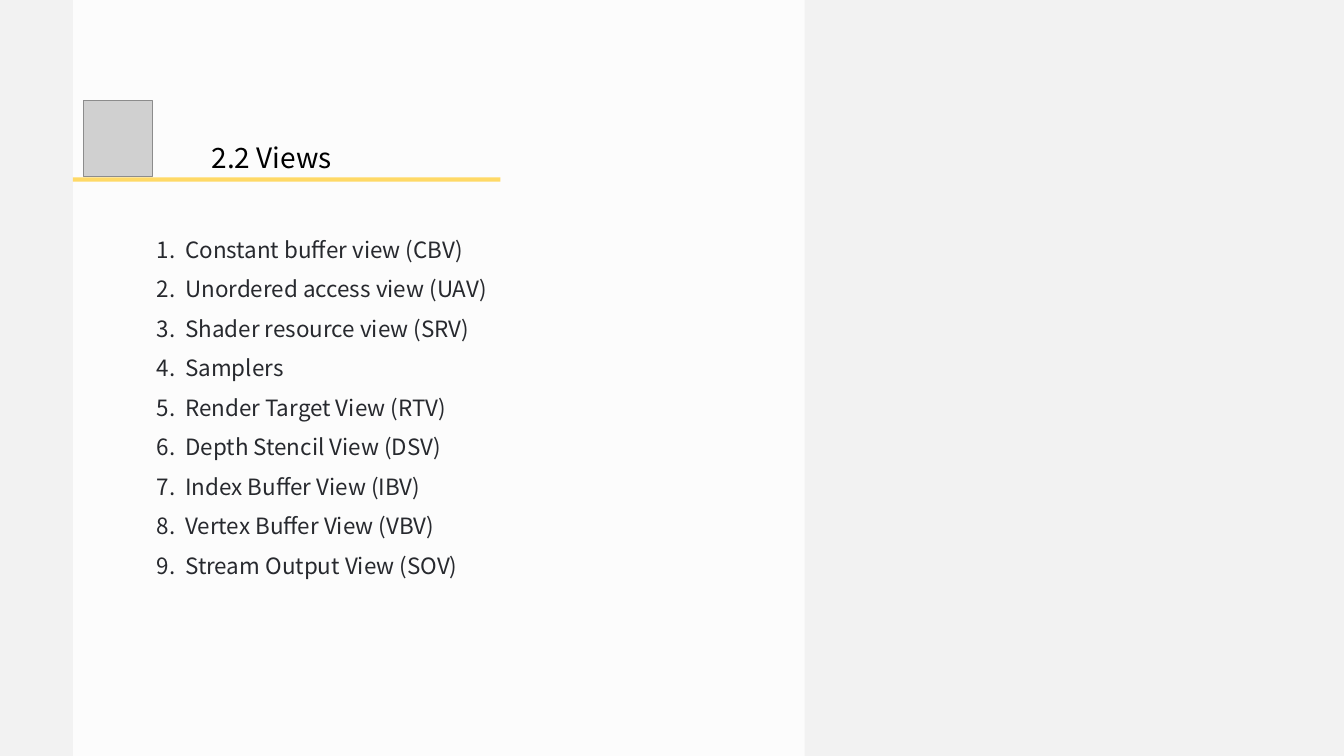
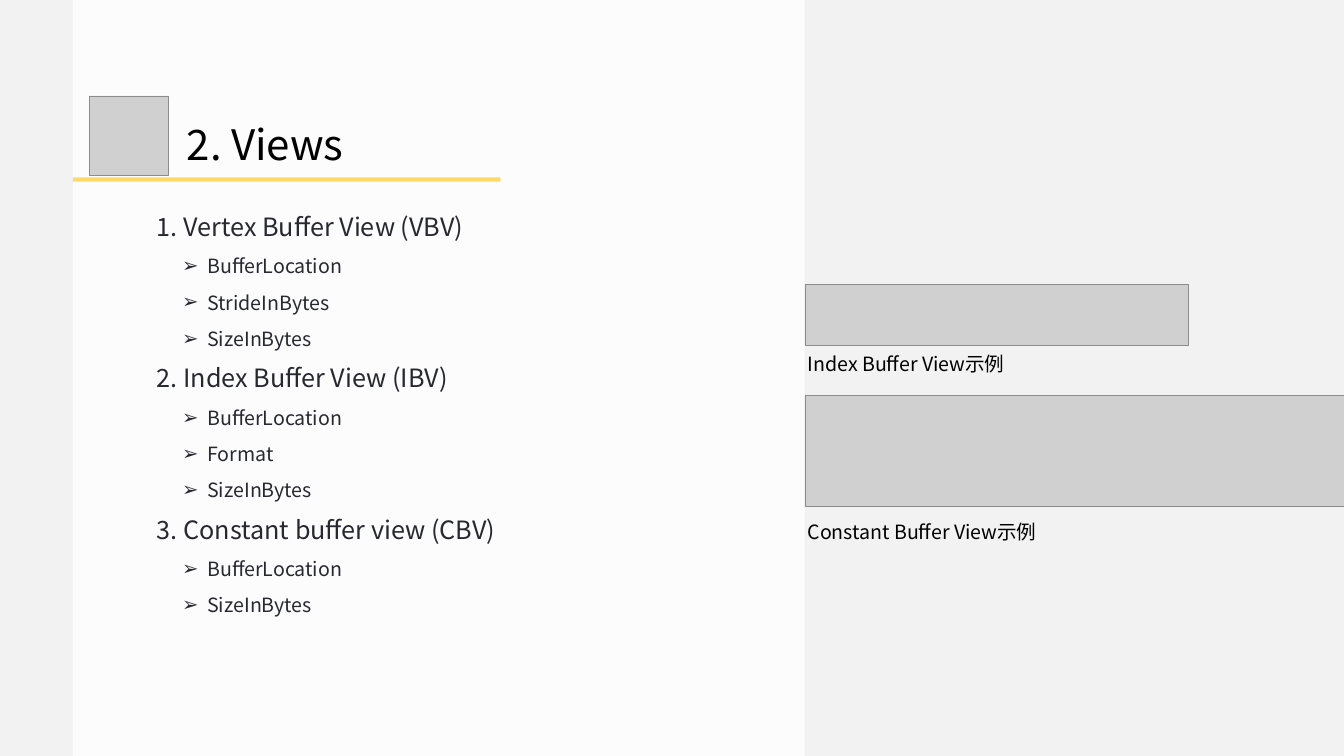
Before and after one commit to doomlover/KSGameEngineTutorials, a slide deck: slide 15 of PPTs/05.深入DX12绘制二.pptx. Drawn at 1344x756 pixels with LibreOffice and Linux fonts; fonts in the diff are those of the drawing; grey boxes stand for pictures. Boxes give left, top, right and bottom in pixels: in the first picture for what was removed or moved away, otherwise in the second. Text is boxed around its words. In the diff, an @@ line names an element or a change of style, - is before the commit and + after.

```diff
--- a/PPTs/05.深入DX12绘制二.pptx
+++ b/PPTs/05.深入DX12绘制二.pptx
@@ picture: place and size @@
-picture at box(84, 100, 152, 176)
+picture at box(89, 96, 168, 175)
@@ text at box(187, 127, 343, 161): text changed; size 40 to 60 pt; font Noto Sans CJK JP to Noto Sans CJK SC @@
-  2.2 Views
+  2. Views
@@ text at box(157, 215, 495, 617): text changed; size 32 to 28 pt @@
-1. Constant buffer view (CBV)
-2. Unordered access view (UAV)
-3. Shader resource view (SRV)
-4. Samplers
-5. Render Target View (RTV)
-6. Depth Stencil View (DSV)
-7. Index Buffer View (IBV)
-8. Vertex Buffer View (VBV)
-9. Stream Output View (SOV)
+1. Vertex Buffer View (VBV)
+  ➢ BufferLocation
+  ➢ StrideInBytes
+  ➢ SizeInBytes
+2. Index Buffer View (IBV)
+  ➢ BufferLocation
+  ➢ Format
+  ➢ SizeInBytes
+3. Constant buffer view (CBV)
+  ➢ BufferLocation
+  ➢ SizeInBytes
@@ picture added at box(805, 284, 1189, 345) @@
@@ text added at box(808, 354, 1004, 373), 28 pt, text #000000 @@
+Index Buffer View示例
@@ picture added at box(805, 395, 1344, 506) @@
@@ text added at box(808, 522, 1036, 541), 28 pt, text #000000 @@
+Constant Buffer View示例
```
Also in this commit, not shown: 13 other slides changed, 21 slides added, 20 slides removed, 1 other file.
